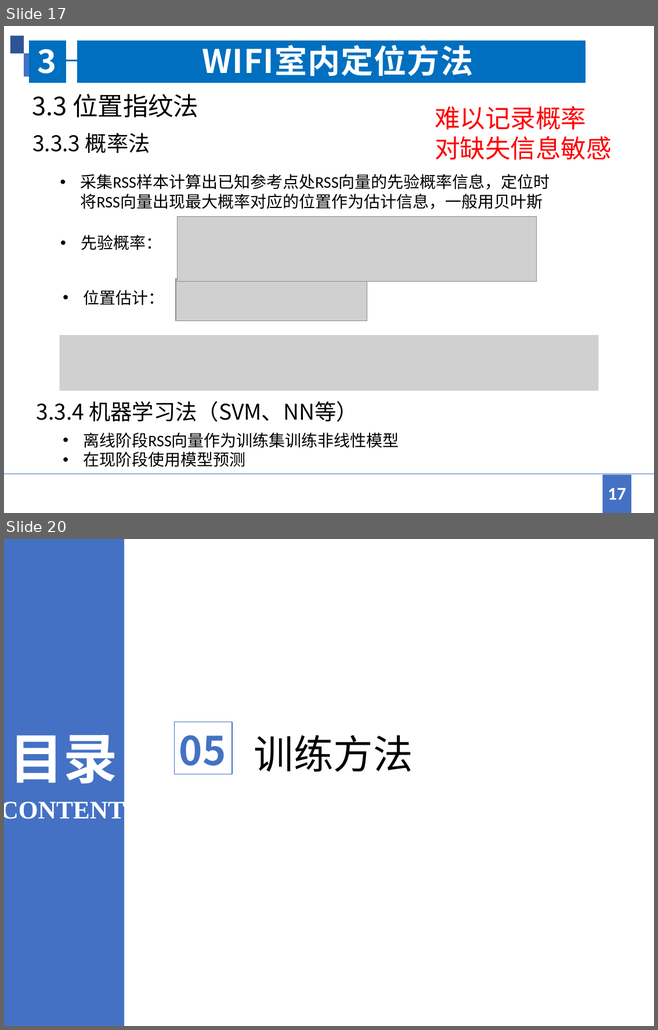
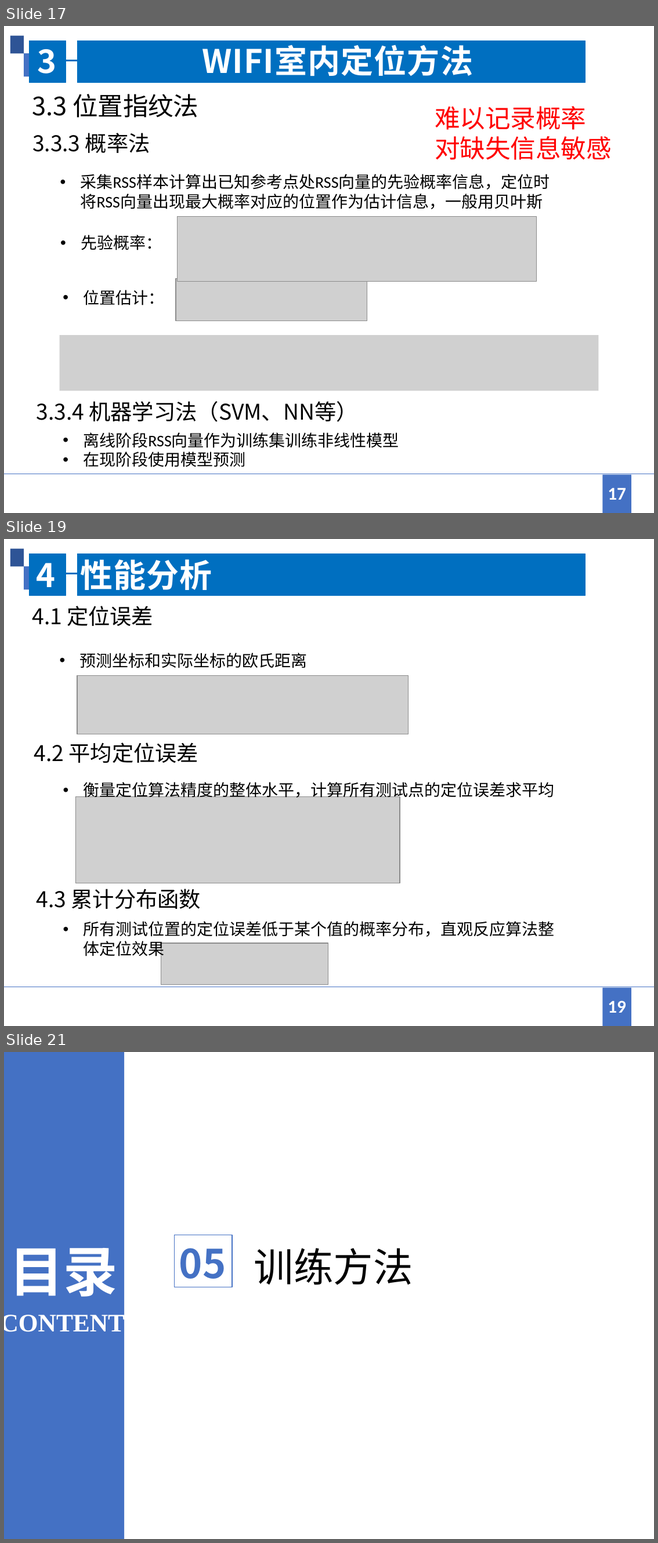
Before and after one commit to jingwei1205/MyCourse, a slide deck: 卫星定位/WIFI室内定位方法综述.pptx. Shown one above the other, each under a label of ours: slides 17 and 20 before the commit, slides 17, 19 and 21 after it; the slides between them are not shown. The pictures are 658x1030 and 658x1543 pixels, drawn with LibreOffice and Linux fonts; fonts in the diff are those of the drawing; grey boxes stand for pictures. Boxes give left, top, right and bottom in pixels: in the first picture for what was removed or moved away, otherwise in the second. Text is boxed around its words. In the diff, an @@ line names an element or a change of style, - is before the commit and + after.

```diff
--- a/卫星定位/WIFI室内定位方法综述.pptx
+++ b/卫星定位/WIFI室内定位方法综述.pptx
@@ slide 19 added at [4,539,654,1026], background #FFFFFF; not listed: 1 template element that a slide beside it also shows @@
@@ freeform shape added at [10,549,24,567], fill #2E5496 @@
@@ group added at [29,554,584,595]: 5 freeform shapes @@
@@ freeform shape added at [24,566,29,589], fill #4471C4 @@
@@ title added at [36,559,212,590], 36 pt, text #FFFFFF, bold @@
+4 性能分析
@@ text added at [32,606,153,626], 24 pt, text #000000 @@
+4.1 定位误差
@@ text added at [80,653,307,668], 18 pt, text #000000 @@
+• 预测坐标和实际坐标的欧氏距离
@@ picture added at [76,675,408,734] @@
@@ text added at [34,743,198,763], 24 pt, text #000000 @@
+4.2 平均定位误差
@@ text added at [83,782,554,801], 18 pt, text #000000 @@
+• 衡量定位算法精度的整体水平，计算所有测试点的定位误差求平均
@@ picture added at [76,797,400,884] @@
@@ text added at [36,889,201,909], 24 pt, text #000000 @@
+4.3 累计分布函数
@@ text added at [83,921,554,959], 18 pt, text #000000 @@
+• 所有测试位置的定位误差低于某个值的概率分布，直观反应算法整体定位效果
@@ picture added at [161,943,328,984] @@
@@ freeform shape added at [4,987,654,987], outline #4471C4 0.48 pt @@
@@ freeform shape added at [603,988,631,1026], fill #4471C4 @@
@@ page number added at [607,1001,626,1013], 20 pt, text #FFFFFF, bold @@
+19
@@ what was slide 20 is now slide 21 @@
```
Also in this commit, not shown: 2 slides changed, 1 other slide added, 1 slide removed, 4 other files.
